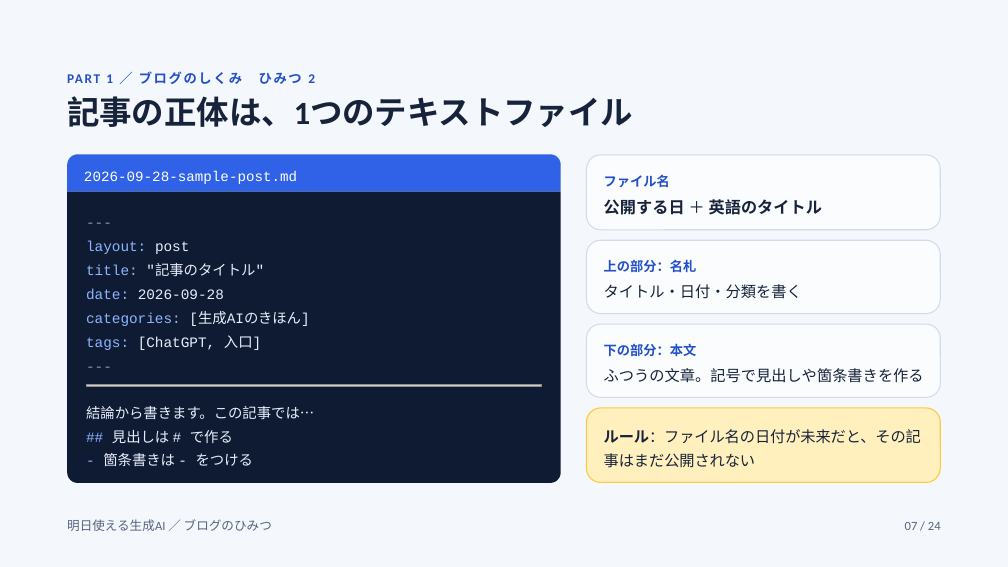
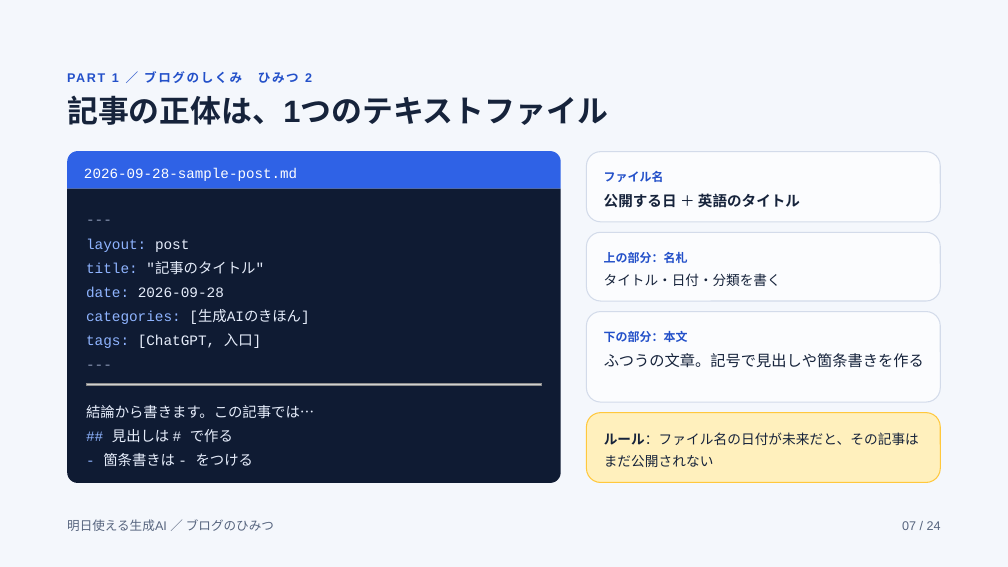
Before and after one commit to raindrop-aqua/blog-ap-sys, a slide deck: slide 7 of docs/reference/blog-secrets-slides/export/ブログのひみつ（仕組みと運営）.pptx. Drawn at 1008x567 pixels with LibreOffice and Linux fonts; fonts in the diff are those of the drawing; grey boxes stand for pictures. Boxes give left, top, right and bottom in pixels: in the first picture for what was removed or moved away, otherwise in the second. Text is boxed around its words. In the diff, an @@ line names an element or a change of style, - is before the commit and + after.

```diff
--- a/docs/reference/blog-secrets-slides/export/ブログのひみつ（仕組みと運営）.pptx
+++ b/docs/reference/blog-secrets-slides/export/ブログのひみつ（仕組みと運営）.pptx
@@ text "PART 1 ／ ブログのしくみ ひみつ ..." at (112,71,312,83): size 12.7 to 11.9 pt, font Calibri to Arial; line spacing 17.7pt to 16.7pt @@
@@ title "記事の正体は、1つのテキストファイル" at (67,95,608,125): size 30.9 to 29.4 pt, font Calibri to Arial; line spacing 38.6pt to 36.8pt @@
@@ freeform shape "2026-09-28-sample-post.md" at (67,151,561,189): outline redrawn @@
@@ text in freeform shape at (84,168,297,181): text added @@
+2026-09-28-sample-post.md
@@ text removed at (84,171,297,184) @@
-2026-09-28-sample-post.md
@@ rounded rectangle: place and size @@
-rounded rectangle at (587,155,941,230)
+rounded rectangle at (587,152,941,222)
@@ freeform shape at (67,189,561,483): outline redrawn @@
@@ text "公開する日 ＋ 英語のタイトル" at (604,193,800,208): size 15.4 to 13.9 pt, font Calibri to Arial; line spacing 24.7pt to 22.2pt @@
@@ proportions changed in 3 elements at (587,152,941,222), (587,312,941,402), (587,232,941,301) @@
@@ rounded rectangle: place and size @@
-rounded rectangle at (587,240,941,314)
+rounded rectangle at (587,232,941,301)
@@ text "上の部分：名札": place and size @@
-text "上の部分：名札" at (604,259,697,272)
+text "上の部分：名札" at (604,252,688,263)
@@ text "タイトル・日付・分類を書く": place and size @@
-text "タイトル・日付・分類を書く" at (604,284,802,299)
+text "タイトル・日付・分類を書く" at (604,273,781,286)
@@ text "タイトル・日付・分類を書く" at (604,273,781,286): size 14.5 to 12.9 pt, font Calibri to Arial; line spacing 23.2pt to 20.7pt @@
@@ rounded rectangle: place and size @@
-rounded rectangle at (587,324,941,398)
+rounded rectangle at (587,312,941,402)
@@ size 12.6 to 11.4 pt, font Calibri to Arial; line spacing 20.2pt to 18.2pt in 3 elements at (604,171,664,182), (604,252,688,263), (604,331,688,342) @@
@@ text "下の部分：本文": place and size @@
-text "下の部分：本文" at (604,343,697,356)
+text "下の部分：本文" at (604,331,688,342)
@@ font Calibri to Arial in 3 elements at (67,519,274,531), (902,521,941,530), (604,353,924,368) @@
@@ text "ふつうの文章。記号で見出しや箇条書きを作る": place and size @@
-text "ふつうの文章。記号で見出しや箇条書きを作る" at (604,368,924,383)
+text "ふつうの文章。記号で見出しや箇条書きを作る" at (604,353,924,368)
@@ rounded rectangle "ルール：ファイル名の日付が未来だと、その記事はまだ公開されない": place and size @@
-rounded rectangle "ルール：ファイル名の日付が未来だと、その記事はまだ公開されない" at (604,429,921,468)
+rounded rectangle "ルール：ファイル名の日付が未来だと、その記事はまだ公開されない" at (587,413,941,482)
@@ rounded rectangle "ルール：ファイル名の日付が未来だと、その記事はまだ公開されない" at (587,413,941,482): size 14.4 to 13 pt, font Calibri to Arial; line spacing 23.1pt to 20.9pt; fill none to #FFF0BD; outline none to #FFC83D 1 pt @@
@@ rounded rectangle removed at (587,408,941,483) @@
```
Also in this commit, not shown: 23 other slides changed, 2 other files.
